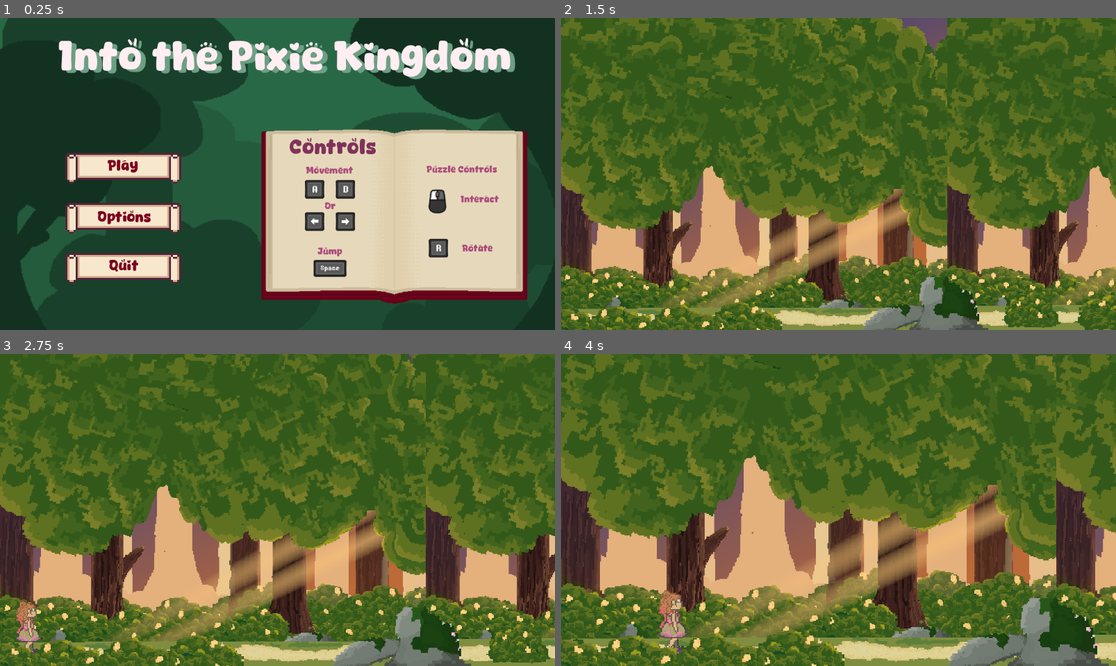
Above: before the commit, frames 1-4 (two rows, left to right).
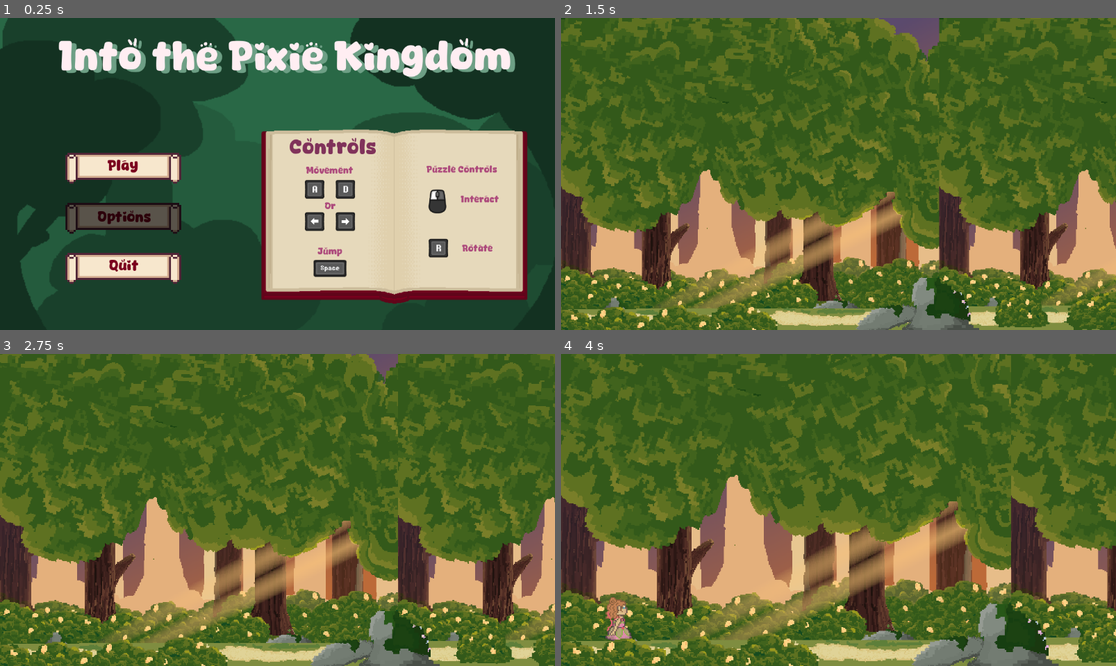
Above: after the commit, the same moments.

Repository: AlexReidNZ/Into-The-Pixie-Kingdom
Game: Godot game, scene res://Scenes/Levels/level_1.tscn
The game is run twice, just before and just after one commit, with the same random seed, the same clock (stepped at 60 frames per second) and the same inputs. Video files are missing from this copy of the repository; at most half a second of black plays in their place.
Inputs (mouse positions are in pixels of both pictures, inside the frame that each line leads up to):
- Up to frame 1 (0.25 s): no input
- Up to frame 2 (1.5 s): click "Play" at 0.5 s; click (716, 170) at 1.27 s
- Up to frame 3 (2.75 s): tap Enter (ui_accept) at 2 s; move the mouse to (399, 494) at 2.02 s; press the mouse at (399, 494) at 2.03 s; hold Right (move_right) from 2.03 s (still down); tap Space (jump) at 2.27 s
- Up to frame 4 (4 s): move the mouse to (727, 525) at 2.77 s; release the mouse at (727, 525) at 2.78 s; tap E (open_puzzle) at 2.85 s; tap Space (jump) at 3.02 s; move the mouse to (894, 441) at 3.52 s; release Right (move_right) at 3.53 s; hold Left (move_left) from 3.53 s (still down); tap R (rotate puzzle piece) at 3.6 s

The runs differ from the first frame. In frame 1, 1.8% of the frame differs, in the area x 11-33%, y 59-70%; in frame 2, 35%; in frame 3, 51%; in frame 4, 56%, in the area x 0-100%, y 0-100%.

Commit message:
fix: level select, options button greyed out

Diff:
--- a/Scenes/Levels/level_1.tscn
+++ b/Scenes/Levels/level_1.tscn
@@ -1,8 +1,9 @@
-[gd_scene load_steps=69 format=3 uid="uid://ceia108gqkgrh"]
+[gd_scene load_steps=70 format=3 uid="uid://ceia108gqkgrh"]
 
 [ext_resource type="PackedScene" uid="uid://b6srab5ljjrdi" path="res://Scenes/pause_menu.tscn" id="1_tt3mb"]
 [ext_resource type="VideoStream" path="res://itpk animatic.ogv" id="2_ghah1"]
 [ext_resource type="Texture2D" uid="uid://cmpfh3mh4vjiq" path="res://Sprites/Ivy Path Backgrounds/Background.png" id="2_ji2qm"]
+[ext_resource type="PackedScene" uid="uid://dd61yudqmwpgh" path="res://Scenes/level_select.tscn" id="3_pm445"]
 [ext_resource type="PackedScene" uid="uid://boc6l1kkktvup" path="res://player/player.tscn" id="3_u8vf5"]
 [ext_resource type="Script" path="res://Scripts/npc.gd" id="6_du0my"]
 [ext_resource type="AudioStream" uid="uid://c3ibrpwhmts2e" path="res://Audio/TextScroll/TextScroll.wav" id="6_ilghy"]
@@ -17,8 +18,6 @@
 [ext_resource type="Texture2D" uid="uid://chsimatstvpdj" path="res://Sprites/npc4 femenine.png" id="14_spg3n"]
 [ext_resource type="Texture2D" uid="uid://b5ionch14vyu8" path="res://Sprites/Gorse.png" id="14_tej4t"]
 [ext_resource type="PackedScene" uid="uid://dm65n77dur5bu" path="res://Scenes/rock.tscn" id="22_q8kxe"]
-[ext_resource type="PackedScene" uid="uid://cdsd4l7hvxuqn" path="res://Scenes/npc_body.tscn" id="23_yprgw"]
-[ext_resource type="PackedScene" path="res://Scenes/rock.tscn" id="22_q8kxe"]
 [ext_resource type="Script" path="res://Scripts/ui_audio.gd" id="24_fpwxx"]
 [ext_resource type="Texture2D" uid="uid://c4crobg2ixorf" path="res://Sprites/Lamina.png" id="24_x36lw"]
 [ext_resource type="Texture2D" uid="uid://ctu5riag25ib1" path="res://Sprites/Hedera.png" id="25_jp23x"]
@@ -306,6 +305,9 @@
 visible = false
 game_end_trigger = NodePath("../../GameEndTrigger")
 
+[node name="LevelSelect" parent="CanvasLayer" instance=ExtResource("3_pm445")]
+visible = false
+
 [node name="ParallaxBackground" type="ParallaxBackground" parent="."]
 
 [node name="Layer0" type="ParallaxLayer" parent="ParallaxBackground"]
@@ -478,11 +480,6 @@
 [node name="Objects" type="Node2D" parent="."]
 position = Vector2(0, 318)
 
-[node name="Gorse" type="Sprite2D" parent="Objects"]
-z_index = 11
-position = Vector2(825, -40)
-texture = ExtResource("14_tej4t")
-
 [node name="Bushes" type="Sprite2D" parent="Objects"]
 z_index = 11
 position = Vector2(1103, -23)
@@ -540,7 +537,13 @@
 position = Vector2(28.5, -70)
 shape = SubResource("WorldBoundaryShape2D_wwohj")
 
+[node name="Gorse" type="Sprite2D" parent="PuzzleObjects/Sprites"]
+z_index = 8
+position = Vector2(-316, 4)
+texture = ExtResource("14_tej4t")
+
 [node name="BrokenBridge" type="Sprite2D" parent="PuzzleObjects/Sprites"]
+z_index = 9
 position = Vector2(-307, 25)
 texture = ExtResource("29_y6ysw")
 
--- a/Scenes/level_select.gd
+++ b/Scenes/level_select.gd
@@ -1,5 +1,6 @@
 extends Control
 
+@onready var cutscene_controller: CutsceneController = %CutsceneController
 
 # Called when the node enters the scene tree for the first time.
 func _ready() -> void:
@@ -12,7 +13,9 @@
 
 
 func _on_button_pressed() -> void:
-	get_tree().change_scene_to_file.call_deferred("res://Scenes/Levels/level_1.tscn")
+	hide()
+	if !cutscene_controller.has_started_cutscene:
+		cutscene_controller.play_opening_cutscene()
 
 
 func _on_button_3_pressed() -> void:
--- a/Scenes/level_select.tscn
+++ b/Scenes/level_select.tscn
@@ -1,8 +1,9 @@
-[gd_scene load_steps=9 format=3 uid="uid://dd61yudqmwpgh"]
+[gd_scene load_steps=10 format=3 uid="uid://dd61yudqmwpgh"]
 
 [ext_resource type="Texture2D" uid="uid://b1h6db3bfo3hb" path="res://Scenes/Levels/ITPK - Level Select Sprites/Background.png" id="1_q8dbf"]
 [ext_resource type="Script" path="res://Scenes/level_select.gd" id="1_qis2p"]
 [ext_resource type="Texture2D" uid="uid://b8jf3b3y4b1a2" path="res://Scenes/Levels/ITPK - Level Select Sprites/ivypath.png" id="2_otrf7"]
+[ext_resource type="Texture2D" uid="uid://u1bipax4sfvp" path="res://Sprites/ITPK - Main Menu Sprites/Background.png" id="2_uf1pr"]
 [ext_resource type="Texture2D" uid="uid://7uxfm1xny6rc" path="res://Scenes/Levels/ITPK - Level Select Sprites/Scrolls2.png" id="3_fsfkf"]
 [ext_resource type="FontFile" uid="uid://bldy0gwiyc0yt" path="res://Fonts/test fonts/Vividly-Regular.ttf" id="4_2kodc"]
 [ext_resource type="Texture2D" uid="uid://dkaheanlgsaph" path="res://Scenes/Levels/ITPK - Level Select Sprites/mushroomvillage.png" id="5_u6jh7"]
@@ -18,6 +19,16 @@
 grow_horizontal = 2
 grow_vertical = 2
 script = ExtResource("1_qis2p")
+
+[node name="TextureRect" type="TextureRect" parent="."]
+layout_mode = 1
+anchors_preset = 15
+anchor_right = 1.0
+anchor_bottom = 1.0
+grow_horizontal = 2
+grow_vertical = 2
+texture = ExtResource("2_uf1pr")
+expand_mode = 1
 
 [node name="Background" type="TextureRect" parent="."]
 texture_filter = 1
--- a/Scenes/pause_menu.tscn
+++ b/Scenes/pause_menu.tscn
@@ -205,6 +205,7 @@
 horizontal_alignment = 1
 
 [node name="Options" type="TextureButton" parent="."]
+modulate = Color(0.359069, 0.359069, 0.359069, 1)
 texture_filter = 1
 layout_mode = 0
 offset_left = 136.0
--- a/Scripts/menu.gd
+++ b/Scripts/menu.gd
@@ -8,3 +8,4 @@
 	pass # Replace with function body.
 
 func _on_exit_pressed() -> void:
+	pass
--- a/Scripts/pause_menu.gd
+++ b/Scripts/pause_menu.gd
@@ -6,7 +6,9 @@
 @onready var game_end_text: Label = $GameEnd
 @onready var play_button: TextureButton = $Resume
 @onready var ui_audio: UIAudio = %UIAudio
-@onready var cutscene_controller: CutsceneController = %CutsceneController
+@onready var level_select: Control = $"../LevelSelect"
+
+var if_level_opened = false
 
 
 func _ready():
@@ -15,10 +17,11 @@
 
 
 func resume():
+	if !if_level_opened:
+		level_select.show()
+		if_level_opened = true
 	get_tree().paused = false
 	hide()
-	if !cutscene_controller.has_started_cutscene:
-		cutscene_controller.play_opening_cutscene()
 
 
 func pause():
Not shown: 1 places in Scenes/pause_menu.tscn that only renumber resources
